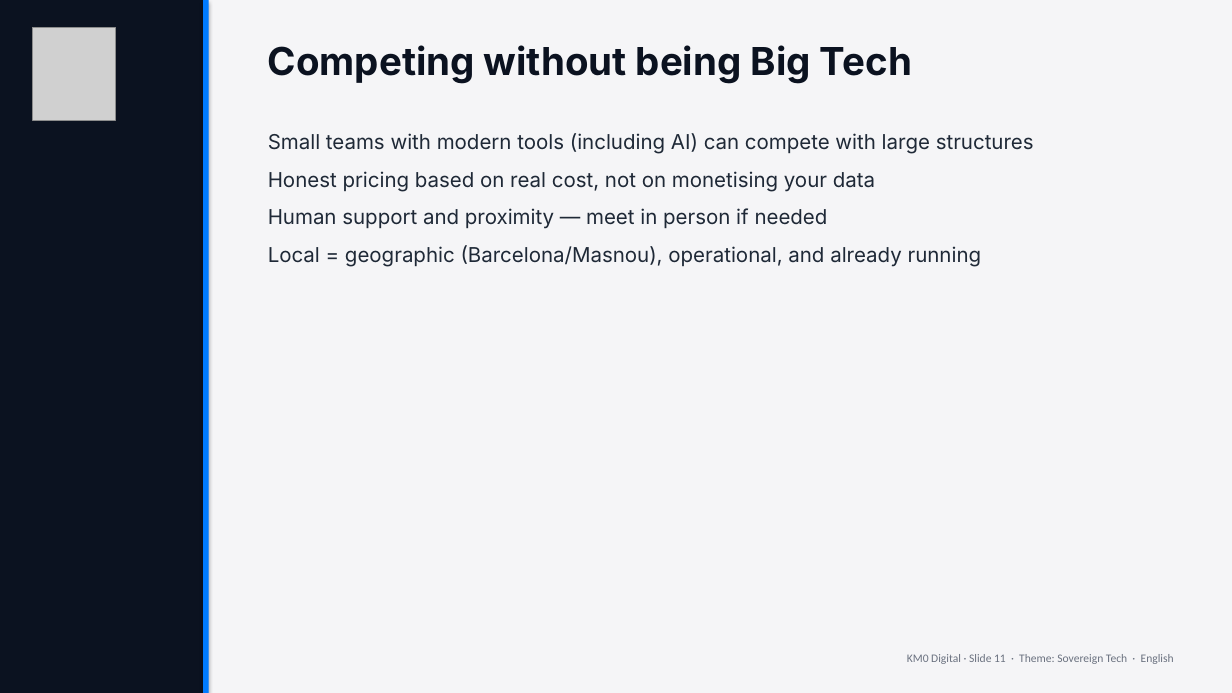
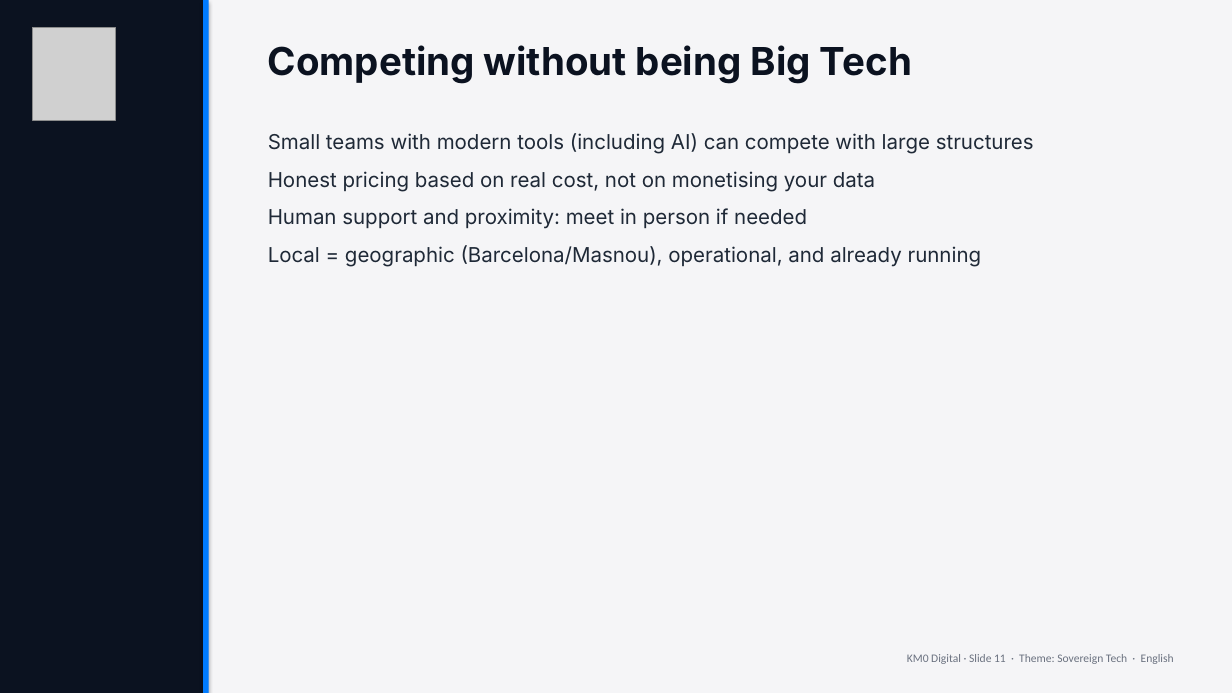
Before and after one commit to AMVARA-CONSULTING/km0-web, a slide deck: slide 11 of presentations/KM0-Sovereign-Tech-EN.pptx. Drawn at 1232x693 pixels with LibreOffice and Linux fonts; fonts in the diff are those of the drawing; grey boxes stand for pictures. Boxes give left, top, right and bottom in pixels: in the first picture for what was removed or moved away, otherwise in the second. Text is boxed around its words. In the diff, an @@ line names an element or a change of style, - is before the commit and + after.

```diff
--- a/presentations/KM0-Sovereign-Tech-EN.pptx
+++ b/presentations/KM0-Sovereign-Tech-EN.pptx
@@ text at [268, 208, 807, 229]: text changed @@
-Human support and proximity — meet in person if needed
+Human support and proximity: meet in person if needed
```
Also in this commit, not shown: 5 other slides changed, 41 other files.
